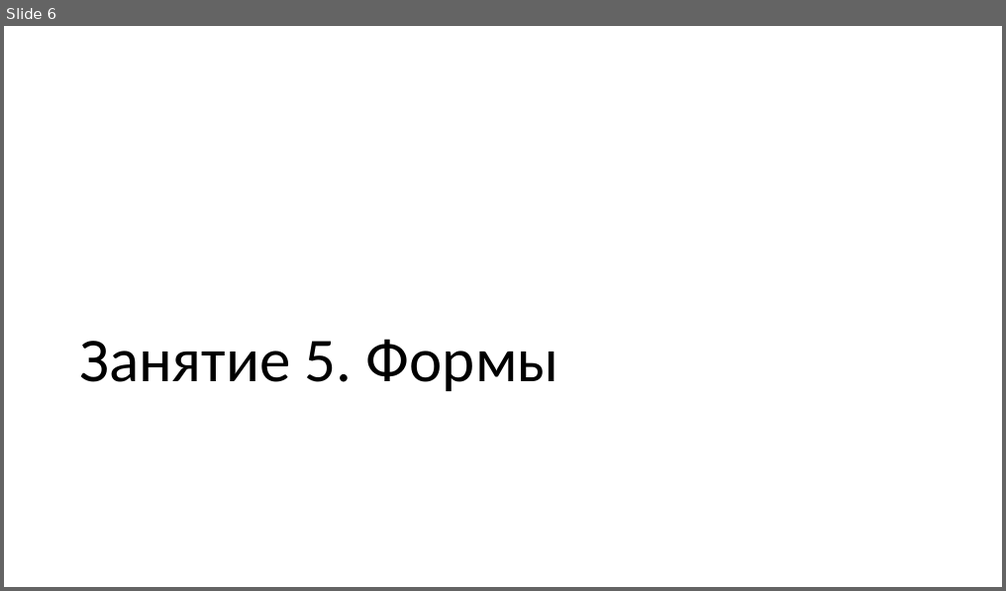
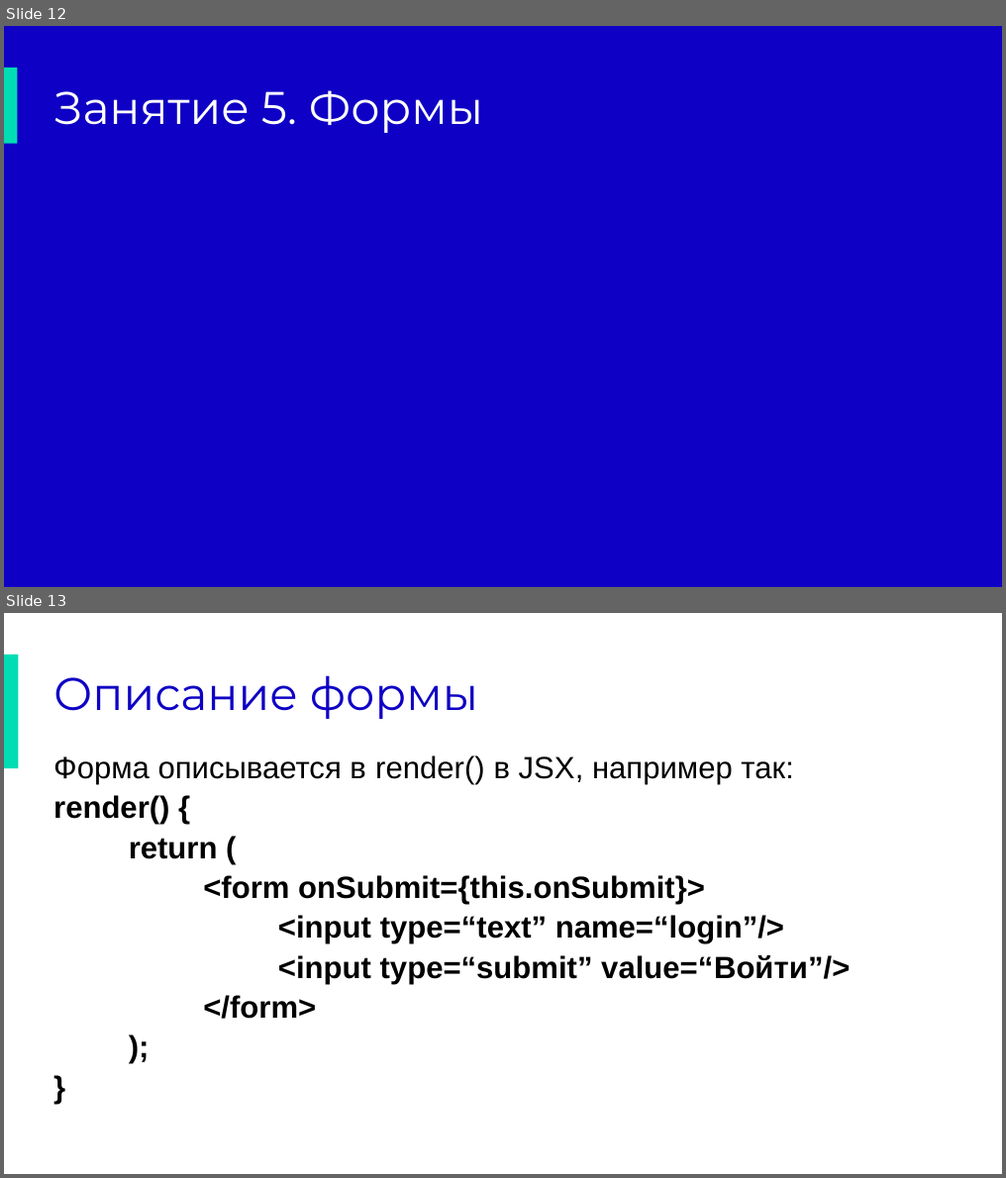
Before and after one commit to lavsexpert/synergy-react, a slide deck: React.pptx. Shown one above the other, each under a label of ours: slide 6 before the commit, slides 12 and 13 after it. The pictures are 1006x591 and 1006x1178 pixels, drawn with LibreOffice and Linux fonts; fonts in the diff are those of the drawing; background and template pictures are left out. Boxes give left, top, right and bottom in pixels: in the first picture for what was removed or moved away, otherwise in the second. Text is boxed around its words. In the diff, an @@ line names an element or a change of style, - is before the commit and + after.

```diff
--- a/React.pptx
+++ b/React.pptx
@@ slide 13 added at [4,613,1002,1174], background #FFFFFF; not listed: 1 template element that a slide beside it also shows @@
@@ rectangle added at [4,655,18,768], fill #00DDB5 @@
@@ title added at [54,675,478,719], 44 pt, text #0E00C4 @@
+Описание формы
@@ text added at [54,756,849,1019], 29.6 pt, text #000000, bold @@
+Форма описывается в render() в JSX, например так:
+render() {
+return (
+<form onSubmit={this.onSubmit}>
+<input type=“text” name=“login”/>
+<input type=“submit” value=“Войти”/>
+</form>
+);
+}
@@ rectangle added at [18,1084,128,1162], fill #FFFFFF, outline #FFFFFF 1 pt @@
@@ what was slide 6 is now slide 12 @@
@@ slide 12 changed as well @@
@@ rectangle added at [4,26,1002,587], fill #0E00C4 @@
@@ title "Занятие 5. Формы": place and size @@
-title "Занятие 5. Формы" at [79,339,559,391]
+title "Занятие 5. Формы" at [54,90,483,133]
@@ title "Занятие 5. Формы" at [54,90,483,133]: size 60 to 44 pt, font Calibri to Montserrat, text colour #000000 to #FFFFFF; vertical alignment bottom to middle @@
@@ rectangle added at [4,68,18,144], fill #00DDB5 @@
```
Also in this commit, not shown: 5 other slides changed, 7 other slides added, 1 slide removed, 1 other file.
